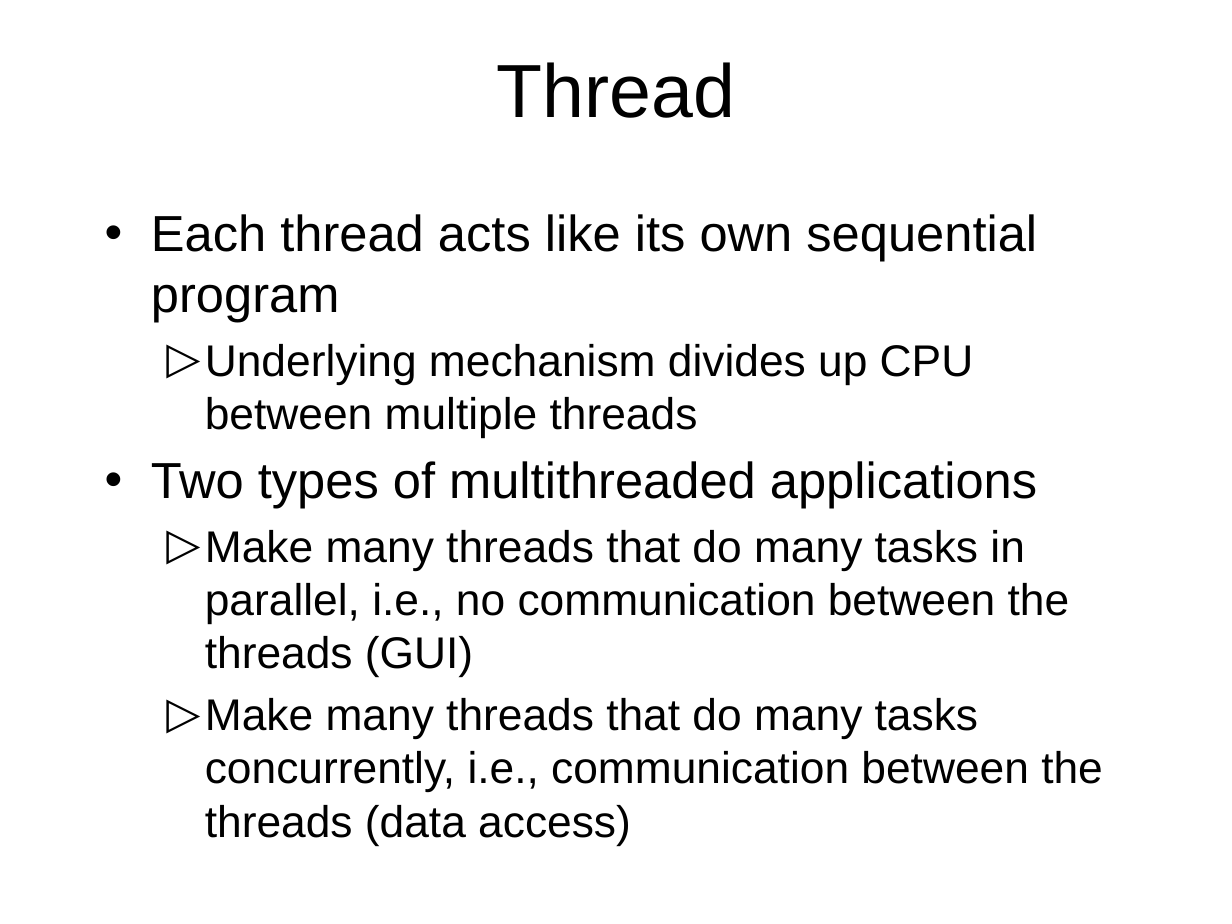
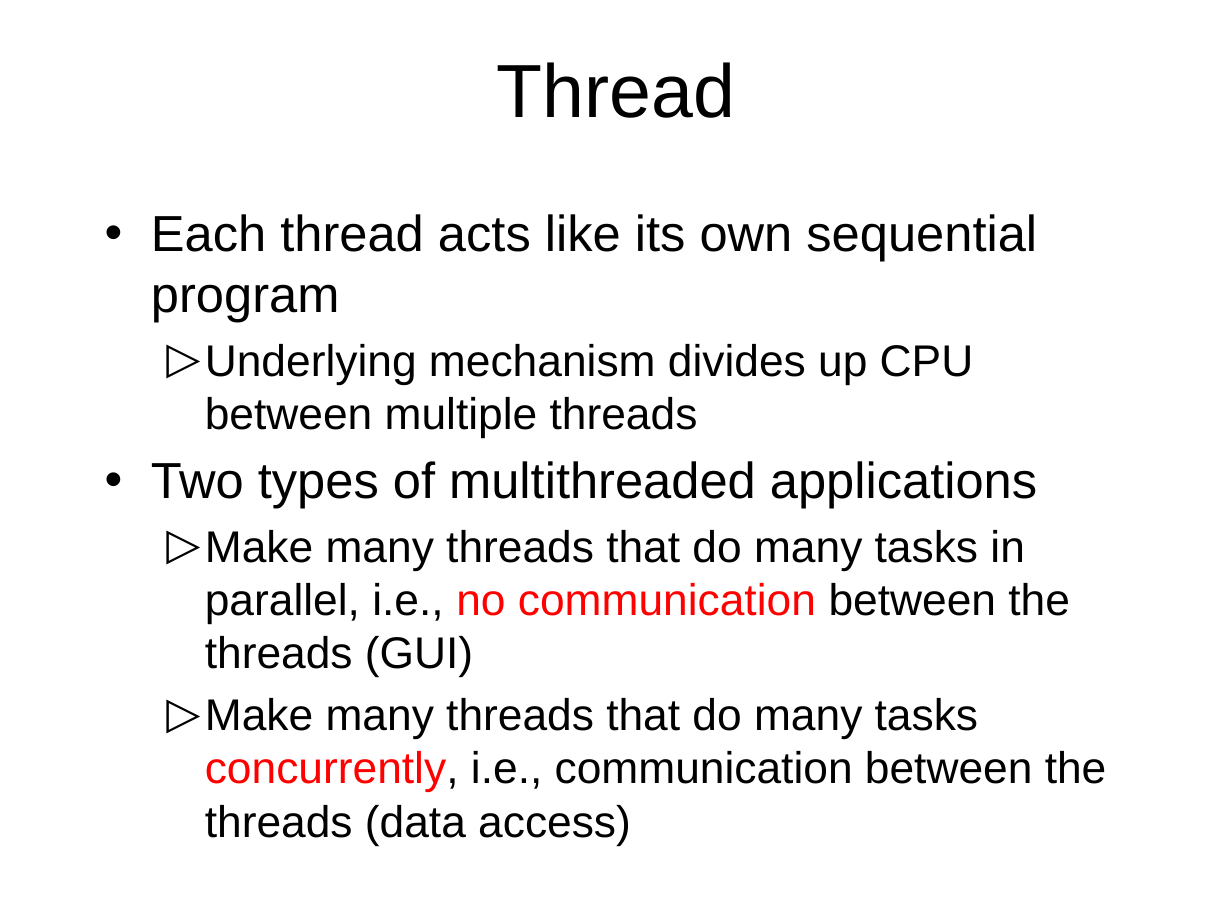
Before and after one commit to octaviordz/zjnu2017.github.io, a slide deck: slide 8 of OOP/lectures/100--Java.MultiThreading.pptx. Drawn at 1232x924 pixels with LibreOffice and Linux fonts; fonts in the diff are those of the drawing. Boxes give left, top, right and bottom in pixels: in the first picture for what was removed or moved away, otherwise in the second. Text is boxed around its words. In the diff, an @@ line names an element or a change of style, - is before the commit and + after.

```diff
--- a/OOP/lectures/100--Java.MultiThreading.pptx
+++ b/OOP/lectures/100--Java.MultiThreading.pptx
@@ text at (x1=205, y1=530, x2=1107, y2=845): text colour #000000 to #FF0000 in "no communication", "concurrently," @@
```
Also in this commit, not shown: 10 other slides changed, 1 slide added.
